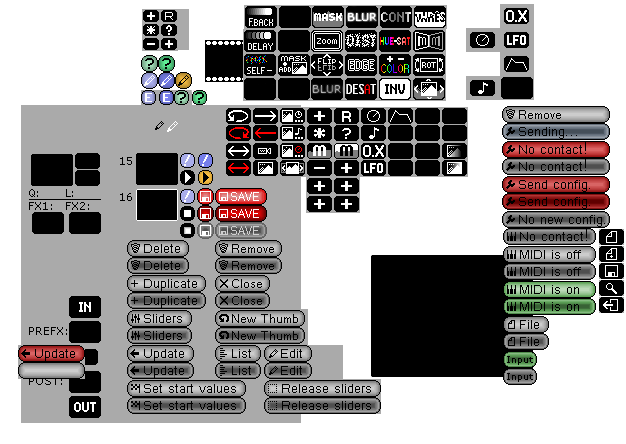
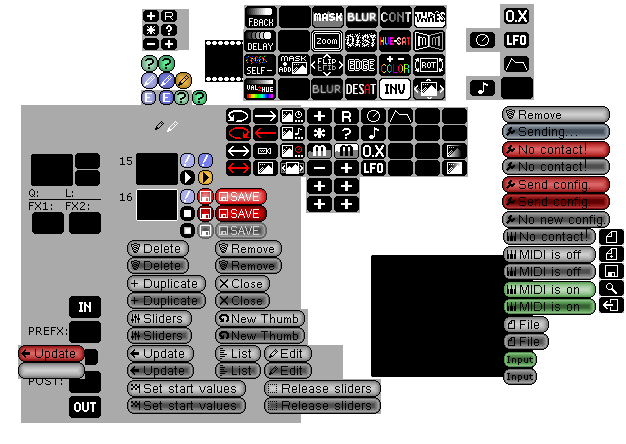
Layered file, before and after one edit (626x444). Changes by layer:
painted on "New Layer#4" over [247, 80, 273, 98]
